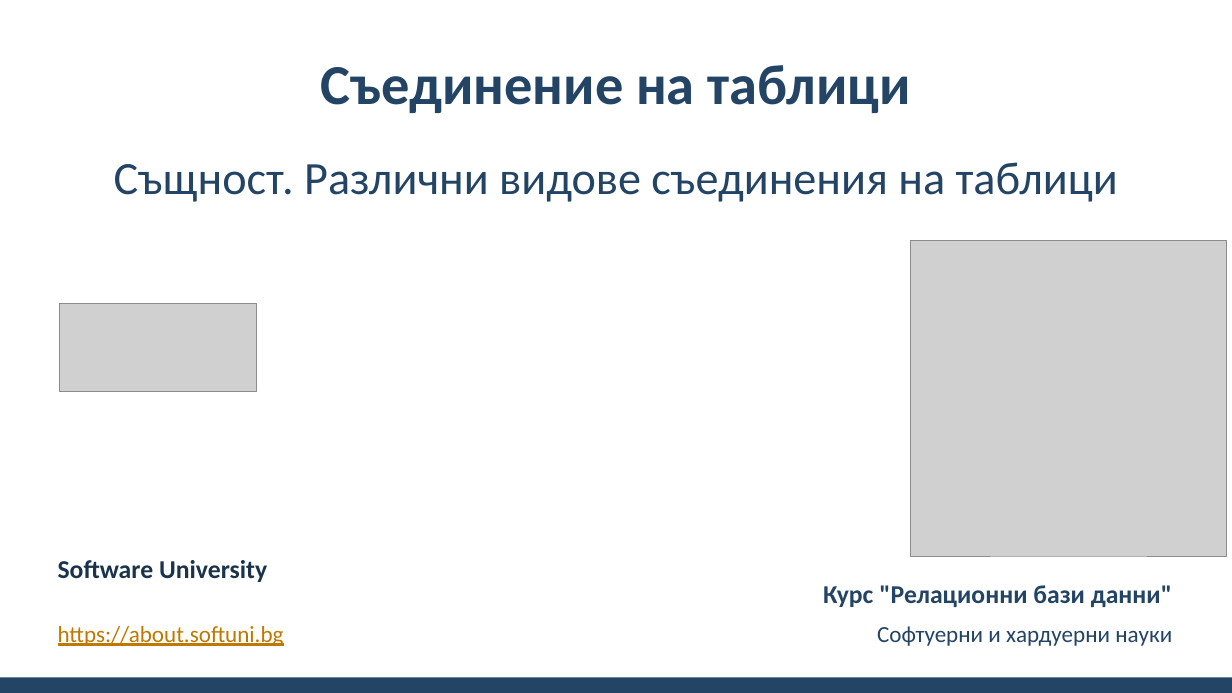
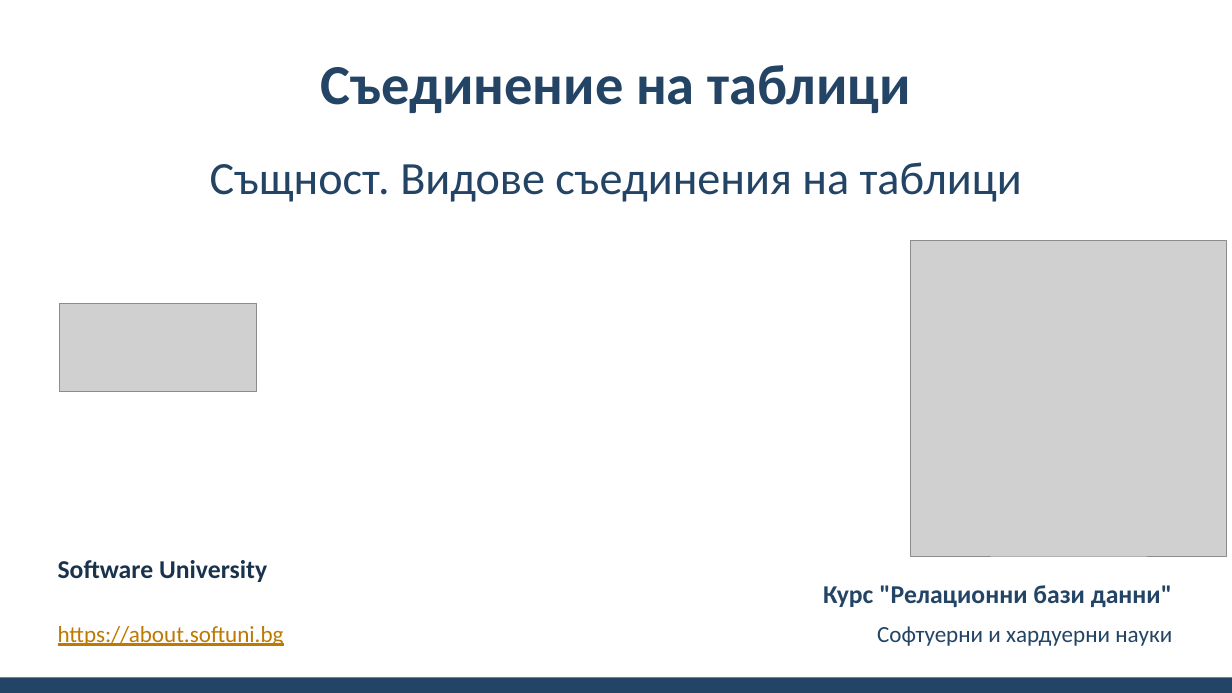
Before and after one commit to BG-IT-Edu/School-Programming, a slide deck: slide 1 of Courses/Software-Sciences/Module-3-Databases-New/09-Joining-Tables/09-Joining-Tables.pptx. Drawn at 1232x693 pixels with LibreOffice and Linux fonts; fonts in the diff are those of the drawing; grey boxes stand for pictures; background and template pictures are left out. Boxes give left, top, right and bottom in pixels: in the first picture for what was removed or moved away, otherwise in the second. Text is boxed around its words. In the diff, an @@ line names an element or a change of style, - is before the commit and + after.

```diff
--- a/Courses/Software-Sciences/Module-3-Databases-New/09-Joining-Tables/09-Joining-Tables.pptx
+++ b/Courses/Software-Sciences/Module-3-Databases-New/09-Joining-Tables/09-Joining-Tables.pptx
@@ subtitle at (210,162,1022,202): text changed @@
-Същност. Различни видове съединения на таблици
+Същност. Видове съединения на таблици
```
Also in this commit, not shown: 11 other slides changed, 3 other files.
